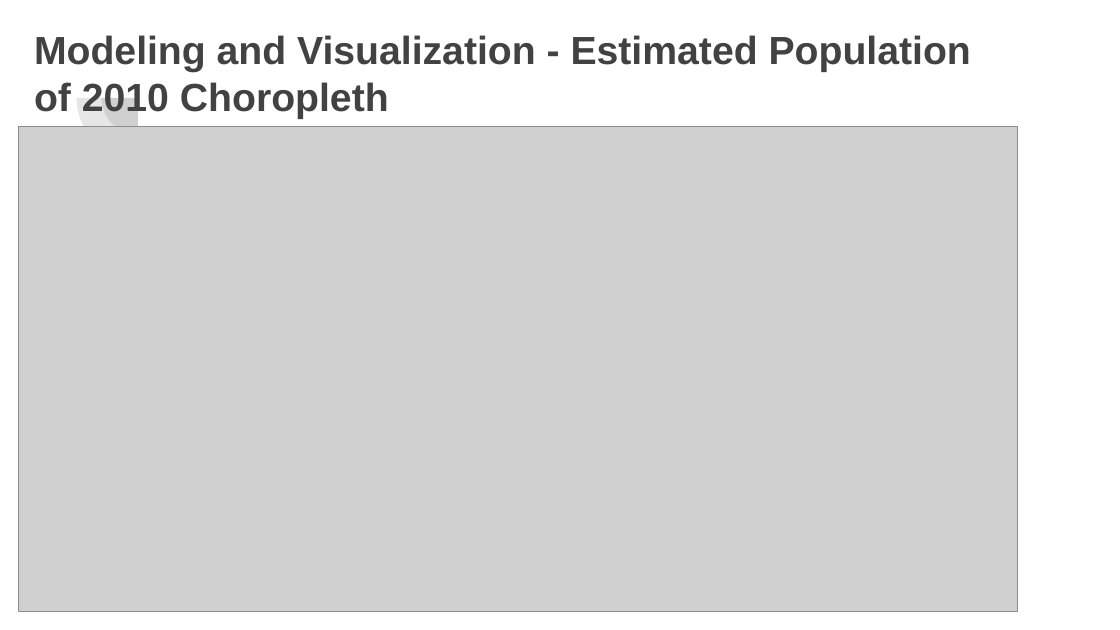
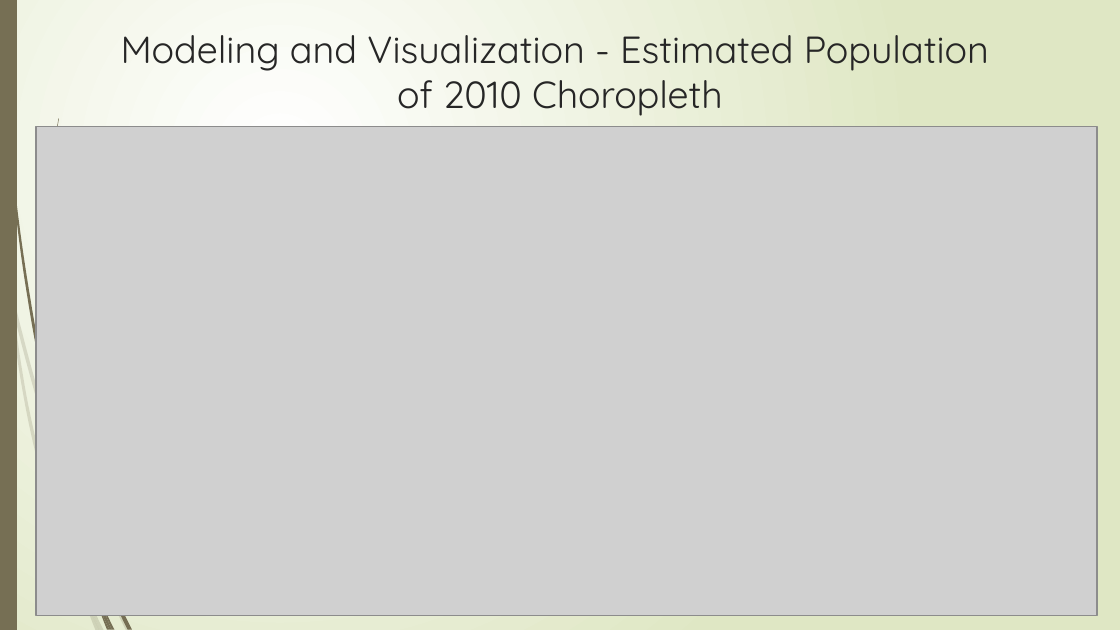
Before and after one commit to a23patel/Rice-Datathon-2023, a slide deck: slide 11 of Beginners Track Challenge.pptx. Drawn at 1120x630 pixels with LibreOffice and Linux fonts; fonts in the diff are those of the drawing; grey boxes stand for pictures. Boxes give left, top, right and bottom in pixels: in the first picture for what was removed or moved away, otherwise in the second. Text is boxed around its words. In the diff, an @@ line names an element or a change of style, - is before the commit and + after.

```diff
--- a/Beginners Track Challenge.pptx
+++ b/Beginners Track Challenge.pptx
@@ background #FFFFFF to gradient #FFFFFF to #DFE8C4 @@
@@ rectangle added at <box>0,0,17,629</box>, fill #766F54 @@
@@ title "Modeling and Visualization - Estimated ..." at <box>121,35,989,116</box>: size 25.2 to 24.3 pt, font Arial to Quicksand, text colour #424242 to #262626, bold off; alignment left to centre @@
@@ pie slice (boxed as its full ellipse) removed at <box>76,37,198,159</box> @@
@@ pie slice (boxed as its full ellipse) removed at <box>102,62,175,134</box> @@
@@ picture: place and size @@
-picture at <box>19,127,1018,612</box>
+picture at <box>36,127,1096,616</box>
@@ group added at <box>0,236,130,630</box>: 7 freeform shapes @@
@@ group added at <box>2,0,132,630</box>: 6 freeform shapes @@
```
Also in this commit, not shown: 22 other slides changed.
